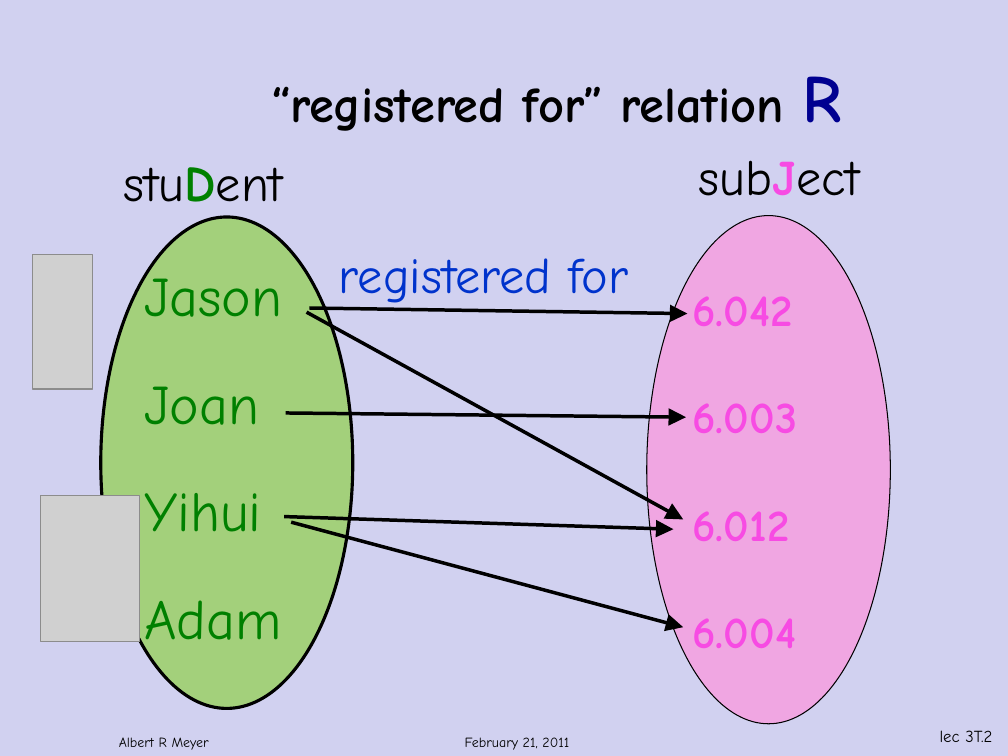
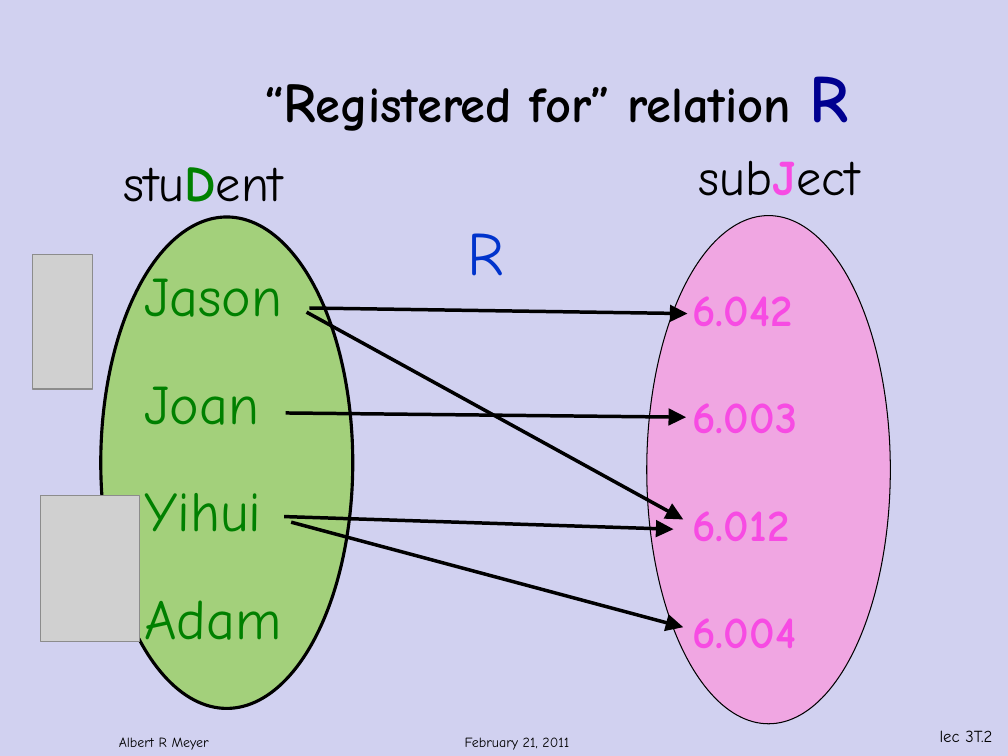
Before and after one commit to armeyer/mcs_web, a slide deck: slide 2 of spring12/slidesS12/relations.pptx. Drawn at 1008x756 pixels with LibreOffice and Linux fonts; fonts in the diff are those of the drawing; grey boxes stand for pictures; background and template pictures are left out. Boxes give left, top, right and bottom in pixels: in the first picture for what was removed or moved away, otherwise in the second. Text is boxed around its words. In the diff, an @@ line names an element or a change of style, - is before the commit and + after.

```diff
--- a/spring12/slidesS12/relations.pptx
+++ b/spring12/slidesS12/relations.pptx
@@ title at (x1=530, y1=76, x2=848, y2=123): text changed @@
-“registered for” relation R
+“Registered for” relation R
@@ text at (x1=468, y1=233, x2=505, y2=276): text changed; size 36 to 44 pt @@
-registered for
+R
```
Also in this commit, not shown: 3 other slides changed, 16 slides added, 3 slides removed.
